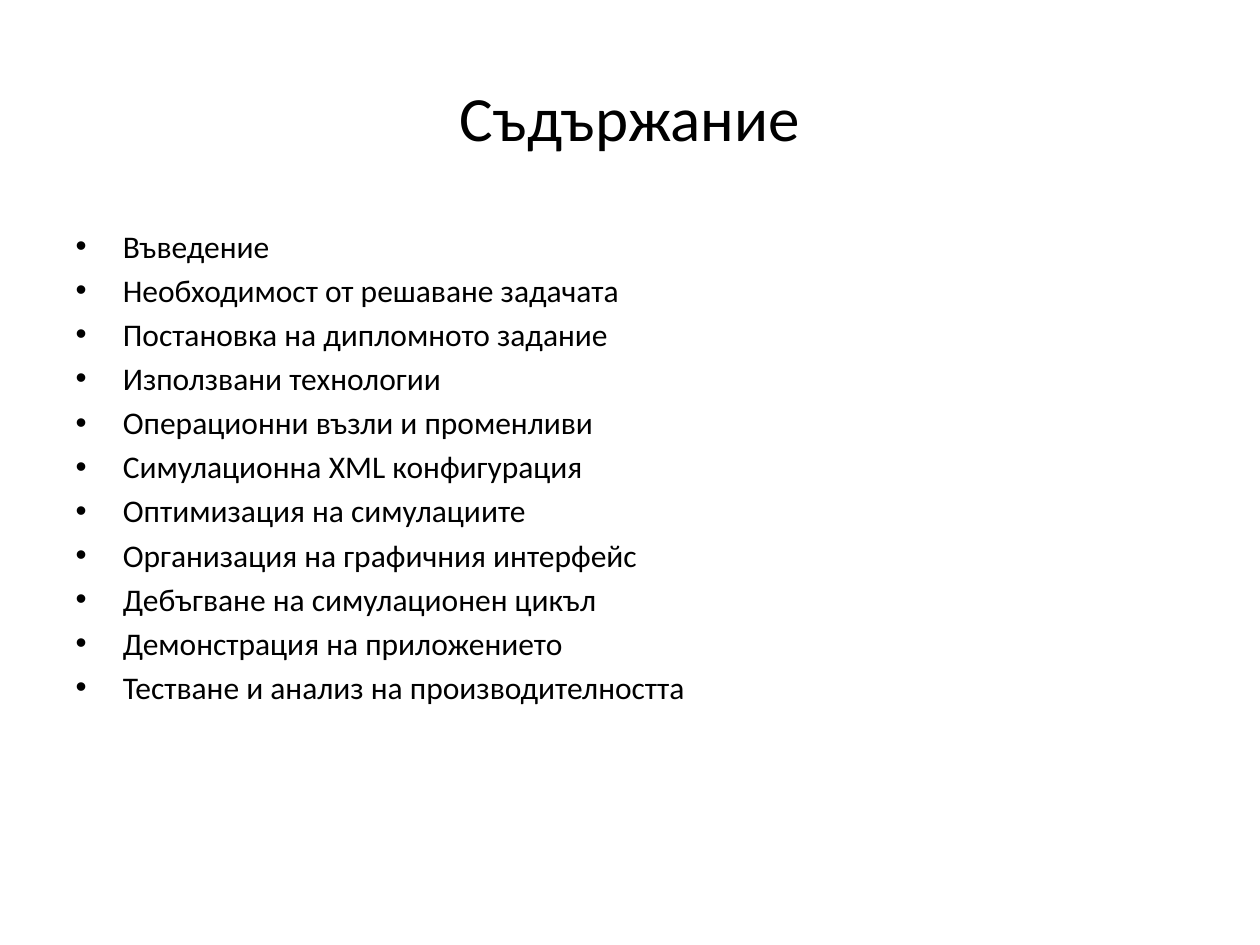
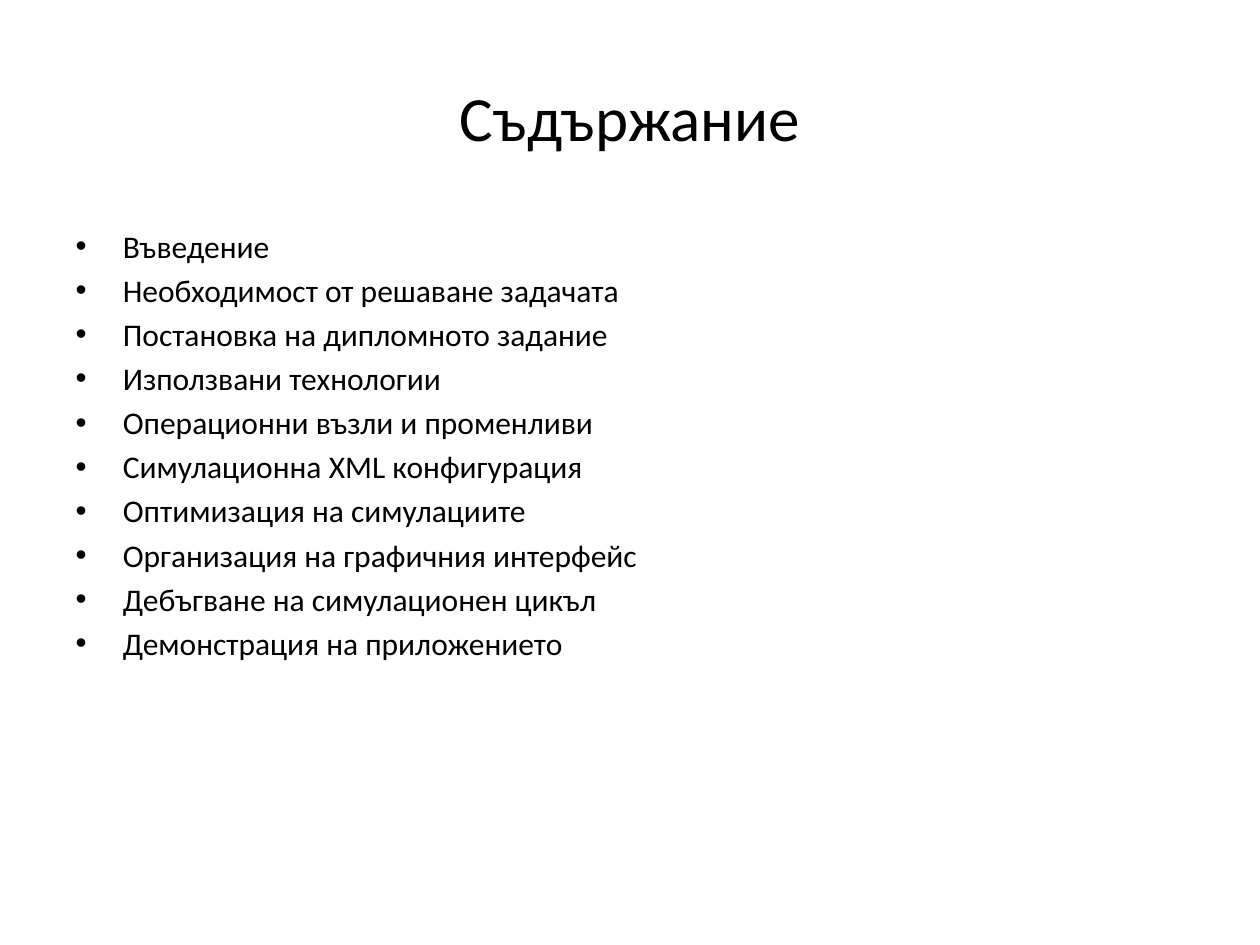
Before and after one commit to SivoDaskalov/Monte-Carlo-Debugger, a slide deck: slide 2 of documentation/src/main/resources/Monte Carlo Simulation Debugger.pptx. Drawn at 1260x945 pixels with LibreOffice and Linux fonts; fonts in the diff are those of the drawing. Boxes give left, top, right and bottom in pixels: in the first picture for what was removed or moved away, otherwise in the second. Text is boxed around its words. In the diff, an @@ line names an element or a change of style, - is before the commit and + after.

Commit message:
Presentation reworks

```diff
--- a/documentation/src/main/resources/Monte Carlo Simulation Debugger.pptx
+++ b/documentation/src/main/resources/Monte Carlo Simulation Debugger.pptx
@@ text at box(123, 678, 685, 705): paragraph removed @@
-• Тестване и анализ на производителността
```
Also in this commit, not shown: 1 other file.
